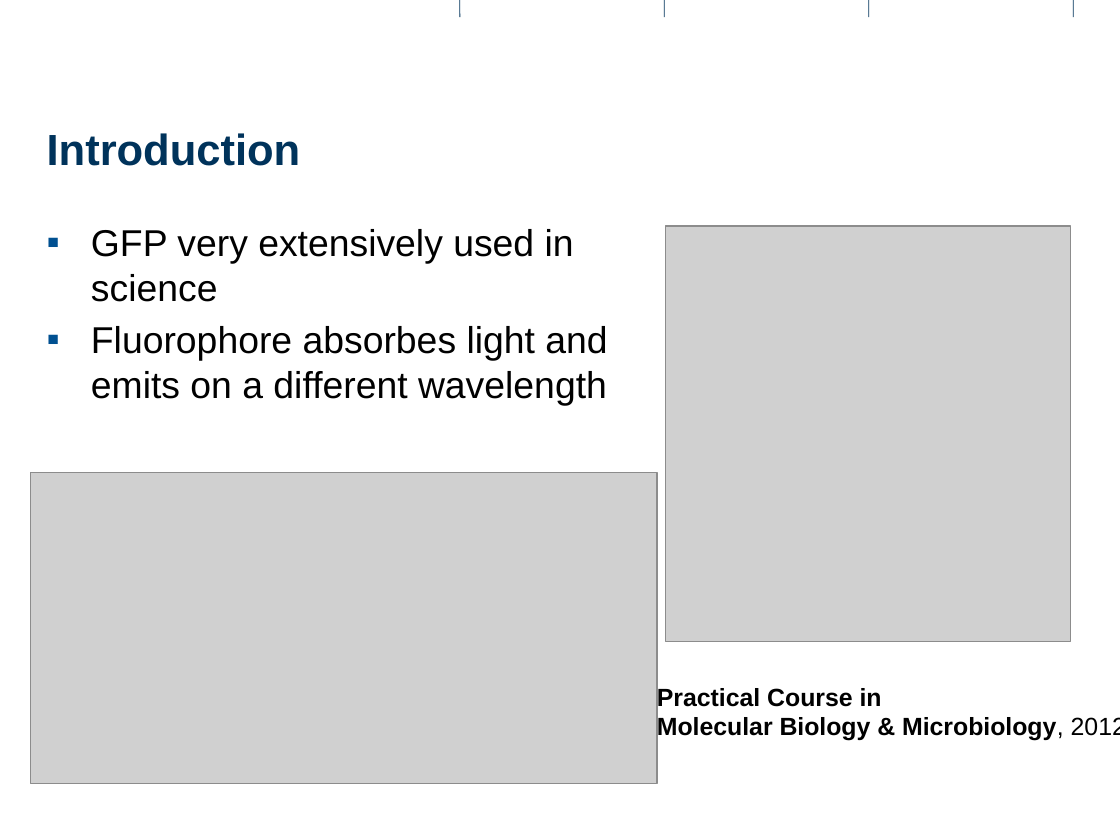
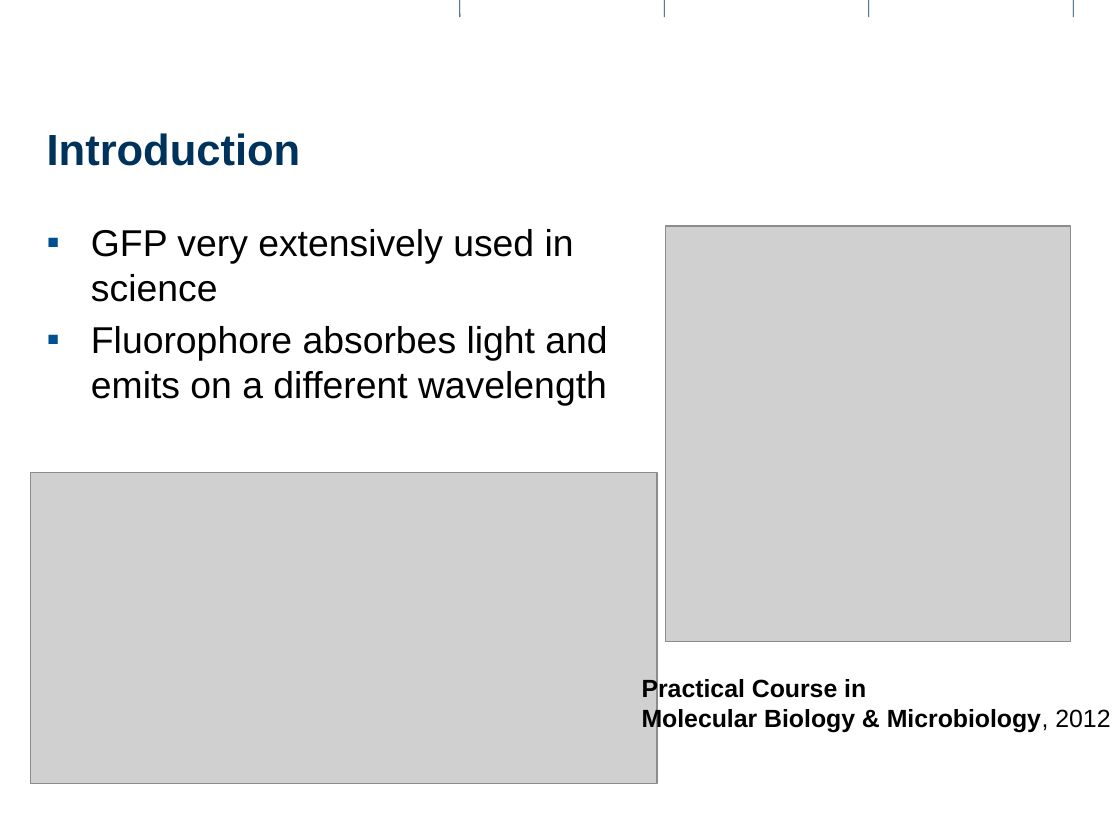
Before and after one commit to Pascal-Stucheli/Lab-Work, a slide deck: slide 2 of Presentation.pptx. Drawn at 1120x840 pixels with LibreOffice and Linux fonts; fonts in the diff are those of the drawing; grey boxes stand for pictures; background and template pictures are left out. Boxes give left, top, right and bottom in pixels: in the first picture for what was removed or moved away, otherwise in the second. Text is boxed around its words. In the diff, an @@ line names an element or a change of style, - is before the commit and + after.

```diff
--- a/Presentation.pptx
+++ b/Presentation.pptx
@@ text "Practical Course in" rewrapped from box(657, 686, 1120, 741) to box(642, 677, 1110, 733) @@
```
